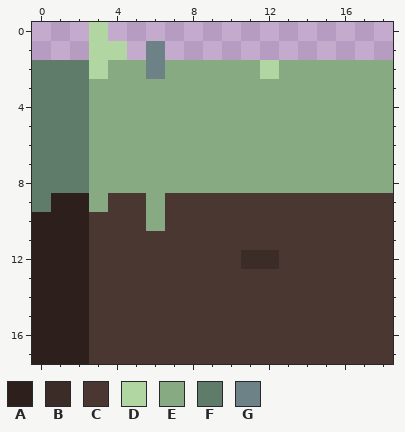
One commit to this pixel-art sprite: 2d collider test/Assets/SpriteTextures/Blocks/grassTile2.png. Above is the file before it was changed.
The file is 19x18 pixels.
Palette (. is transparent): A #2d1f1c  B #3c2c28  C #4a3732  D #b1d6a1  E #87aa82  F #5e7c69  G #6c8287
Pixels before, first column x 0:
 0 ...D...............
 1 ...DD.G............
 2 FFFDEEGEEEEEDEEEEEE
 3 FFFEEEEEEEEEEEEEEEE
 4 FFFEEEEEEEEEEEEEEEE
 5 FFFEEEEEEEEEEEEEEEE
 6 FFFEEEEEEEEEEEEEEEE
 7 FFFEEEEEEEEEEEEEEEE
 8 FFFEEEEEEEEEEEEEEEE
 9 FAAECCECCCCCCCCCCCC
10 AAACCCECCCCCCCCCCCC
11 AAACCCCCCCCCCCCCCCC
12 AAACCCCCCCCBBCCCCCC
13 AAACCCCCCCCCCCCCCCC
14 AAACCCCCCCCCCCCCCCC
15 AAACCCCCCCCCCCCCCCC
16 AAACCCCCCCCCCCCCCCC
17 AAACCCCCCCCCCCCCCCC
The result:
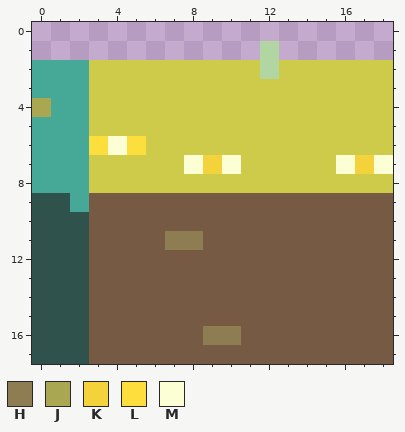
Colours new in this view: H #8e7d53  J #a9a752  K #f4d23c  L #fcde3c  M #fcfed4
The exact change:
{"colour":"A","old":"#2d1f1c","new":"#30524c"}
{"colour":"C","old":"#4a3732","new":"#765a44"}
{"colour":"E","old":"#87aa82","new":"#cdcb49"}
{"colour":"F","old":"#5e7c69","new":"#46a998"}
{"y":0,"x":3,"old":"D","new":"."}
{"y":1,"x":3,"old":"DD","new":".."}
{"y":1,"x":6,"old":"G","new":"."}
{"y":1,"x":12,"old":".","new":"D"}
{"y":2,"x":3,"old":"D","new":"E"}
{"y":2,"x":6,"old":"G","new":"E"}
{"y":4,"x":0,"old":"F","new":"J"}
{"y":6,"x":3,"old":"EEE","new":"LML"}
{"y":7,"x":8,"old":"EEE","new":"MKM"}
{"y":7,"x":16,"old":"EEE","new":"MKM"}
{"y":9,"x":0,"old":"F","new":"A"}
{"y":9,"x":2,"old":"AE","new":"FC"}
{"y":9,"x":6,"old":"E","new":"C"}
{"y":10,"x":6,"old":"E","new":"C"}
{"y":11,"x":7,"old":"CC","new":"HH"}
{"y":12,"x":11,"old":"BB","new":"CC"}
{"y":16,"x":9,"old":"CC","new":"HH"}
{"label":"changed","picture_box":[32,22,393,364]}
